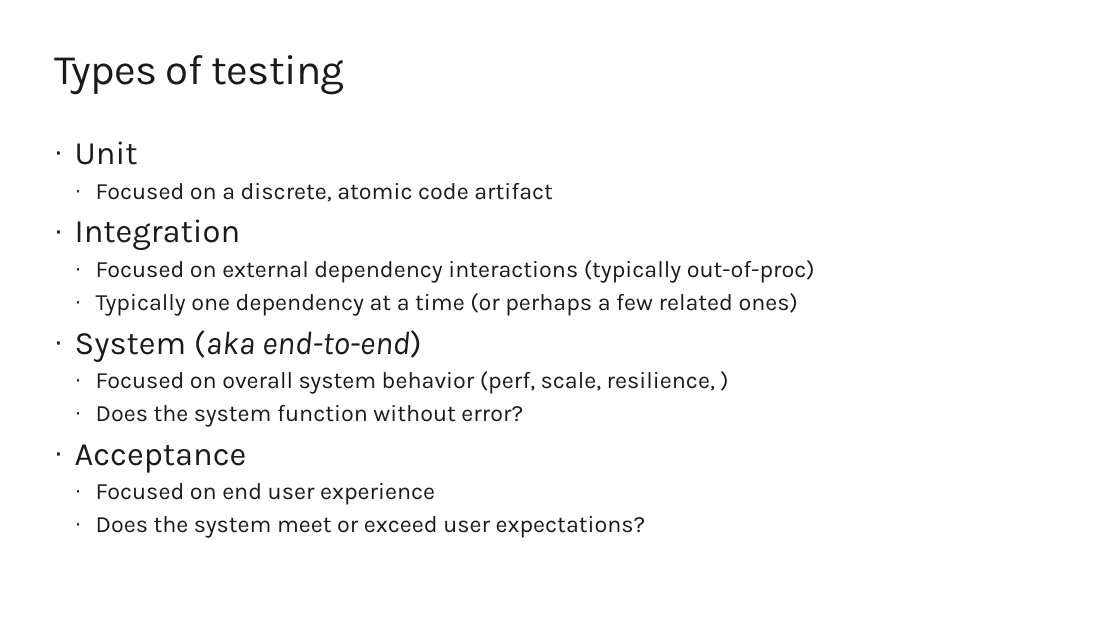
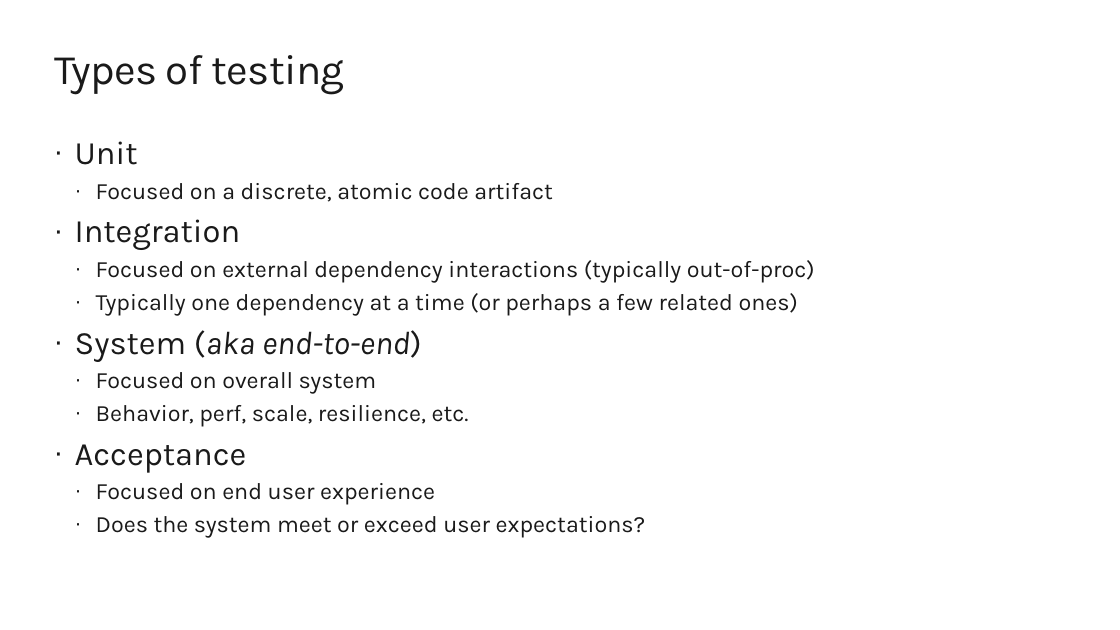
Before and after one commit to ianphil/unit_test_demos, a slide deck: slide 3 of Intro to Unit Testing.pptx. Drawn at 1120x630 pixels with LibreOffice and Linux fonts; fonts in the diff are those of the drawing; background and template pictures are left out. Boxes give left, top, right and bottom in pixels: in the first picture for what was removed or moved away, otherwise in the second. Text is boxed around its words. In the diff, an @@ line names an element or a change of style, - is before the commit and + after.

```diff
--- a/Intro to Unit Testing.pptx
+++ b/Intro to Unit Testing.pptx
@@ text at box(96, 372, 469, 426): text changed @@
-  · Focused on overall system behavior (perf, scale, resilience, )
-  · Does the system function without error?
+  · Focused on overall system
+  · Behavior, perf, scale, resilience, etc.
```
Also in this commit, not shown: 1 other file.
